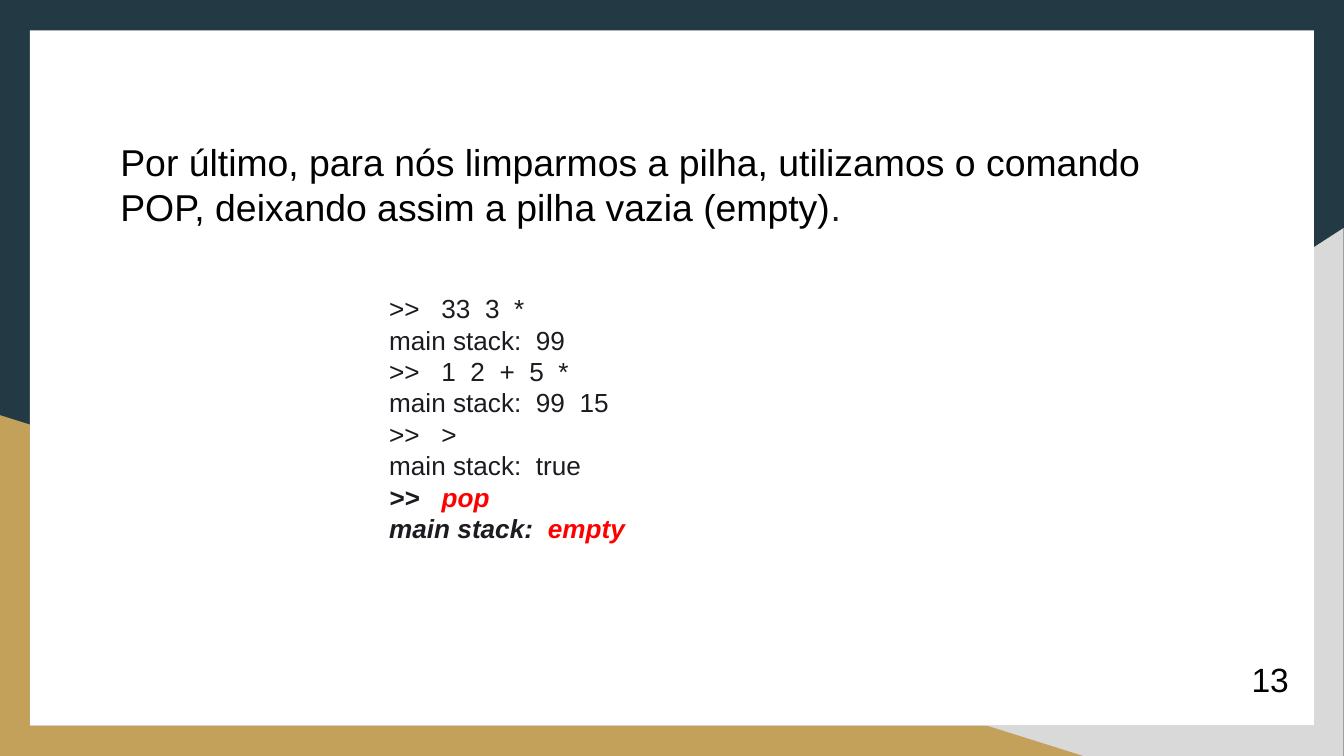
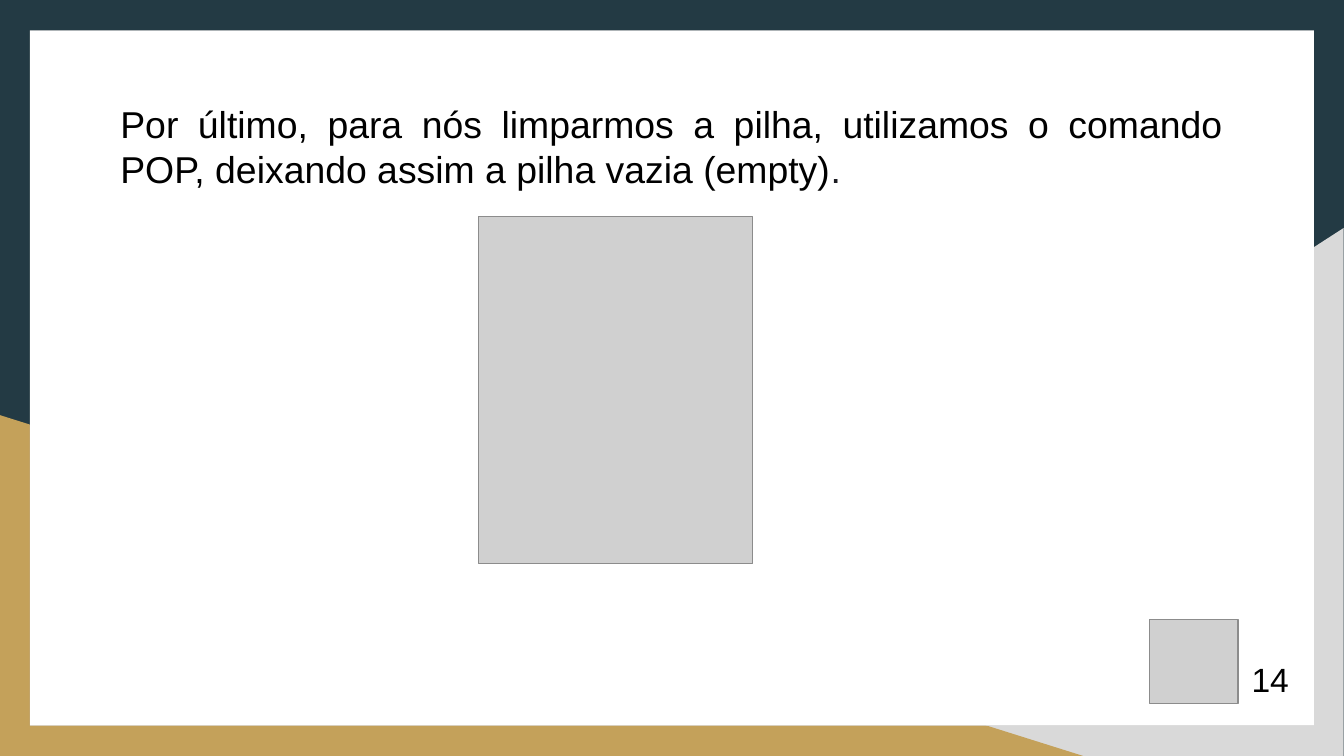
Before and after one commit to wellshiniti/Cat-Joy, a slide deck: slide 14 of PARADIGMA_FUNCIONAL__Linguagens_CAT_e_JOY_2.pptx (slide 12 before the commit). Drawn at 1344x756 pixels with LibreOffice and Linux fonts; fonts in the diff are those of the drawing; grey boxes stand for pictures. Boxes give left, top, right and bottom in pixels: in the first picture for what was removed or moved away, otherwise in the second. Text is boxed around its words. In the diff, an @@ line names an element or a change of style, - is before the commit and + after.

```diff
--- a/PARADIGMA_FUNCIONAL__Linguagens_CAT_e_JOY_2.pptx
+++ b/PARADIGMA_FUNCIONAL__Linguagens_CAT_e_JOY_2.pptx
@@ text "Por último, para nós limparmos ..." moved from (x1=120, y1=148, x2=1140, y2=228) to (x1=120, y1=110, x2=1222, y2=191) @@
@@ text "Por último, para nós limparmos ..." at (x1=120, y1=110, x2=1222, y2=191): alignment left to justified @@
@@ picture added at (x1=478, y1=216, x2=753, y2=563) @@
@@ text removed at (x1=389, y1=299, x2=625, y2=544) @@
->> 33 3 *
-main stack: 99
->> 1 2 + 5 *
-main stack: 99 15
->> >
-main stack: true
->> pop
-main stack: empty
@@ picture added at (x1=1150, y1=620, x2=1239, y2=703) @@
@@ text at (x1=1252, y1=669, x2=1289, y2=692): text changed @@
-13
+14
```
Also in this commit, not shown: 13 other slides changed, 1 slide added.
